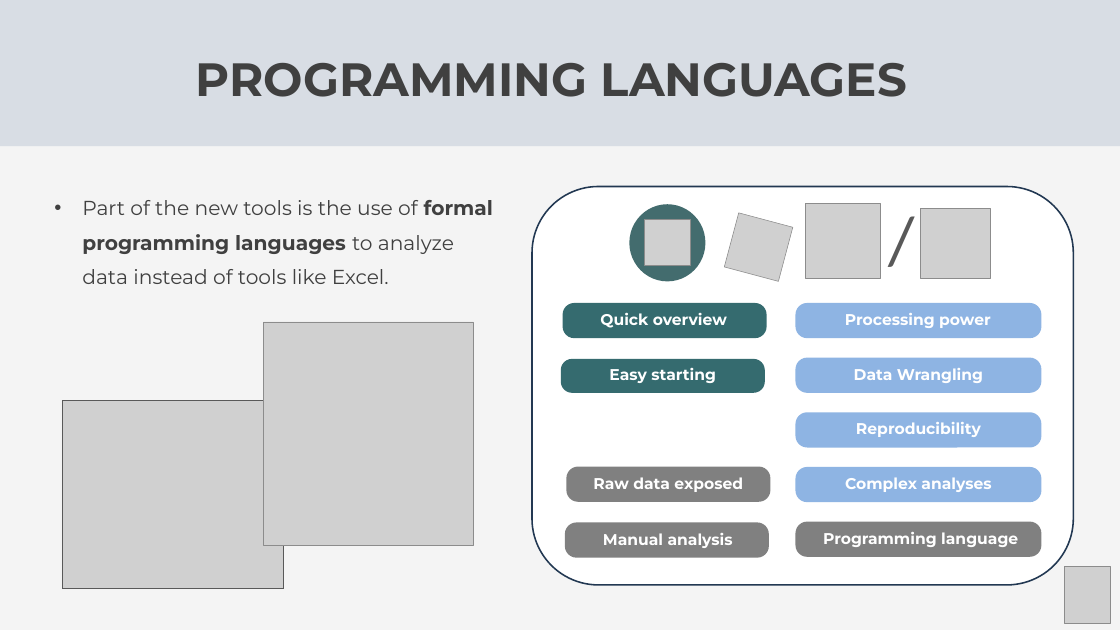
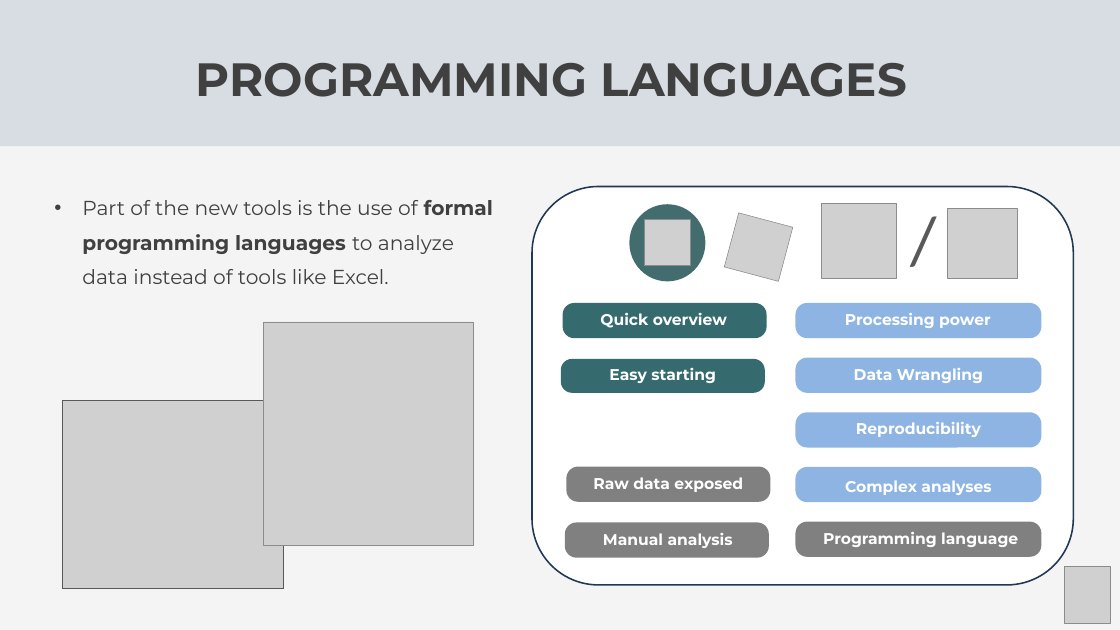
Before and after one commit to Center-for-Health-Data-Science/Foundations-of-Health-Data-Science, a slide deck: slide 17 of Slides/FHDS_Data_Collection_Part1.pptx. Drawn at 1120x630 pixels with LibreOffice and Linux fonts; fonts in the diff are those of the drawing; grey boxes stand for pictures. Boxes give left, top, right and bottom in pixels: in the first picture for what was removed or moved away, otherwise in the second. Text is boxed around its words. In the diff, an @@ line names an element or a change of style, - is before the commit and + after.

Commit message:
slide show 1 updated, text cut and headers changed

```diff
--- a/Slides/FHDS_Data_Collection_Part1.pptx
+++ b/Slides/FHDS_Data_Collection_Part1.pptx
@@ picture: place and size @@
-picture at box(805, 203, 880, 278)
+picture at box(822, 203, 896, 278)
@@ text "/": place and size @@
-text "/" at box(883, 193, 934, 282)
+text "/" at box(906, 193, 957, 282)
@@ picture: place and size @@
-picture at box(921, 208, 990, 278)
+picture at box(948, 208, 1017, 278)
@@ rectangle "Complex analyses": place and size @@
-rectangle "Complex analyses" at box(845, 477, 991, 492)
+rectangle "Complex analyses" at box(841, 474, 996, 499)
```
Also in this commit, not shown: 6 other slides changed, 1 other file.
